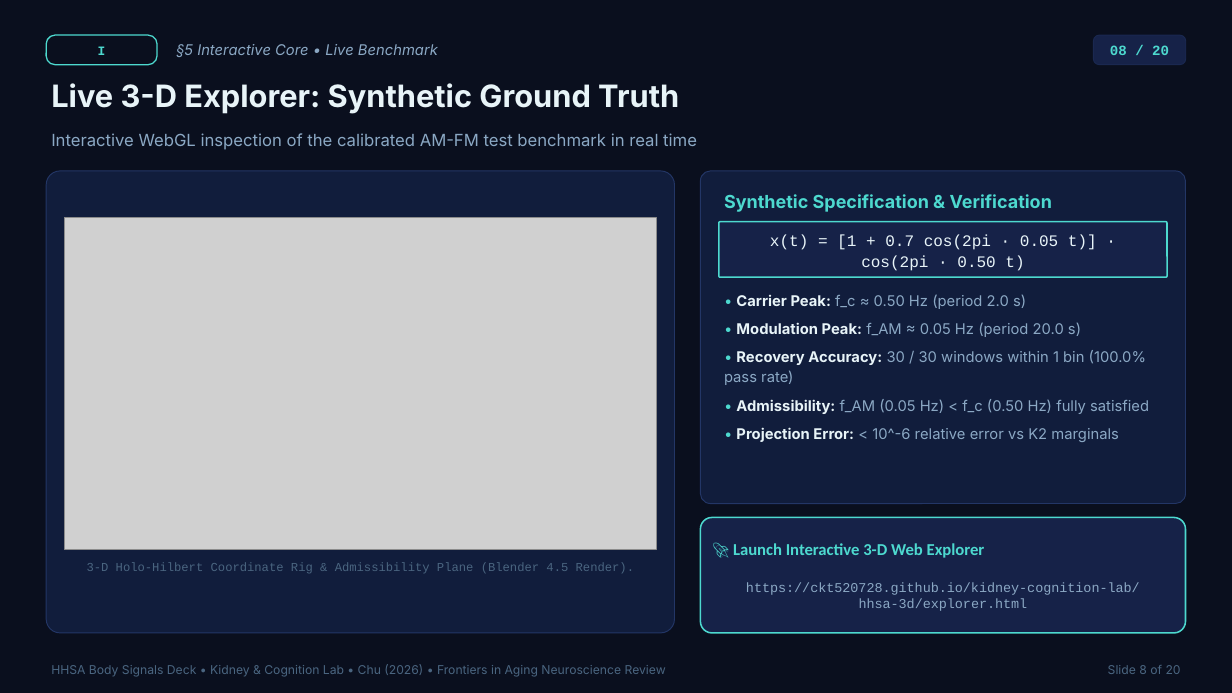
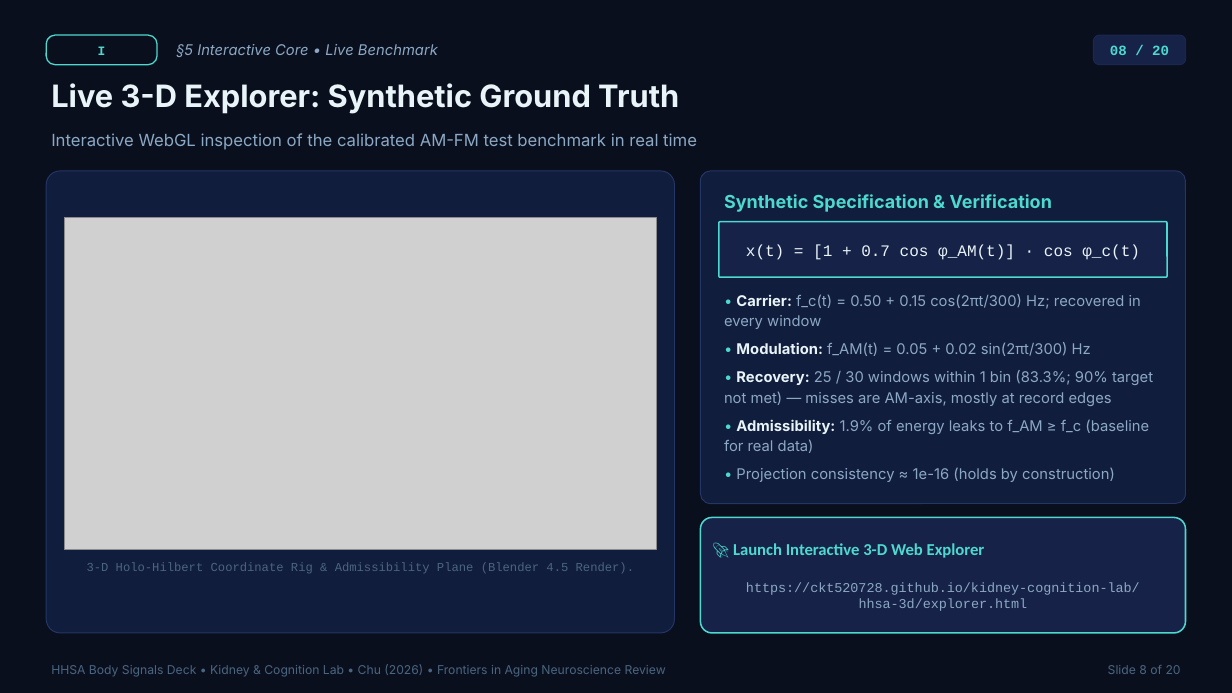
Before and after one commit to ckt520728/kidney-cognition-lab, a slide deck: slide 8 of slides/hhsa-body-signals-deck.pptx. Drawn at 1232x693 pixels with LibreOffice and Linux fonts; fonts in the diff are those of the drawing; grey boxes stand for pictures. Boxes give left, top, right and bottom in pixels: in the first picture for what was removed or moved away, otherwise in the second. Text is boxed around its words. In the diff, an @@ line names an element or a change of style, - is before the commit and + after.

```diff
--- a/slides/hhsa-body-signals-deck.pptx
+++ b/slides/hhsa-body-signals-deck.pptx
@@ text in rounded rectangle at [746,244,1140,260]: text changed @@
-x(t) = [1 + 0.7 cos(2pi · 0.05 t)] · cos(2pi · 0.50 t)
+x(t) = [1 + 0.7 cos φ_AM(t)] · cos φ_c(t)
@@ text at [724,294,1153,482]: text changed @@
-• Carrier Peak: f_c ≈ 0.50 Hz (period 2.0 s)
-• Modulation Peak: f_AM ≈ 0.05 Hz (period 20.0 s)
-• Recovery Accuracy: 30 / 30 windows within 1 bin (100.0% pass rate)
-• Admissibility: f_AM (0.05 Hz) < f_c (0.50 Hz) fully satisfied
-• Projection Error: < 10^-6 relative error vs K2 marginals
+• Carrier: f_c(t) = 0.50 + 0.15 cos(2πt/300) Hz; recovered in every window
+• Modulation: f_AM(t) = 0.05 + 0.02 sin(2πt/300) Hz
+• Recovery: 25 / 30 windows within 1 bin (83.3%; 90% target not met) — misses are AM-axis, mostly at record edges
+• Admissibility: 1.9% of energy leaks to f_AM ≥ f_c (baseline for real data)
+• Projection consistency ≈ 1e-16 (holds by construction)
```
Also in this commit, not shown: 2 other slides changed, 28 other files.
